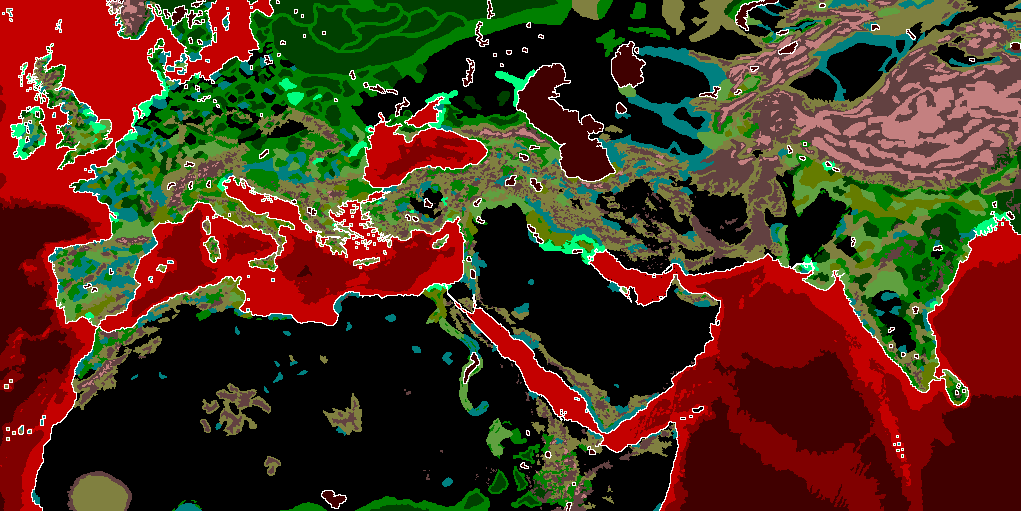
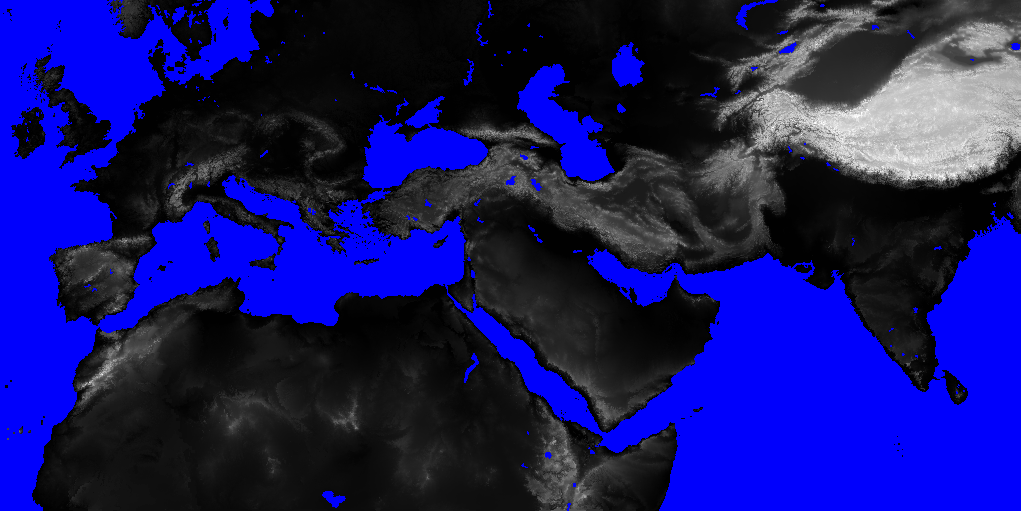
The second 1021x511 image is a revision of the first. Changes to its layers:
showed "map_heights" over [0,0,1021,511]
painted on "map_ground_types" over [93,331,108,379]
